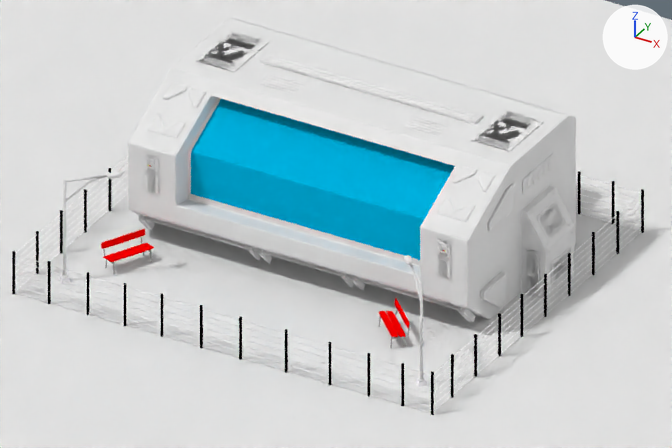
An edit to the Blender file image_source/blender/redesign/house_scifi_schatten.blend, drawn before and after from the same camera.
Rendered twice from the file's camera 'Camera'. The lights are fixed; the arrows at upper right show +X, +Y and +Z.
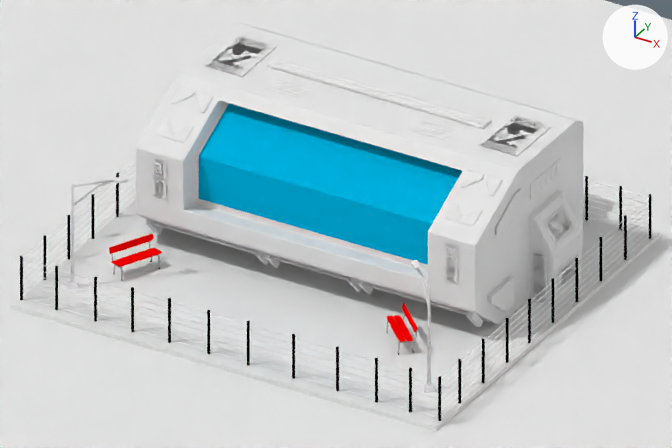
The change in detail:
Mesh me_plane_001 is new.
It is a box spanning x -1.06..1.0, y -1.0..1.0, z 0.0..0.03.
Object 'Cylinder.003' (ob_cylinder_003) moves from (1.932, 0.609, 6.193) to (2.108, 0.463, 6.261).
Object 'Light post.001' (ob_light_post_001) moves from (-1.629, -0.125, 6.061) to (-1.453, -0.271, 6.129).
Object 'Cylinder.002' (ob_cylinder_002) moves from (3.07, 0.669, 6.179) to (3.245, 0.522, 6.247).
Object 'Cylinder.001' (ob_cylinder_001) moves from (-4.732, 1.893, 6.326) to (-4.557, 1.746, 6.394).
Object 'Cylinder.000' (ob_cylinder_000) moves from (-1.958, 0.655, 6.179) to (-1.782, 0.509, 6.247).
Object 'Cylinder.027' (ob_cylinder_027) moves from (0.634, -0.615, 6.179) to (0.809, -0.761, 6.247).
Object 'Cylinder.026' (ob_cylinder_026) moves from (1.846, 3.762, 6.179) to (2.022, 3.616, 6.247).
Object 'Cylinder.031' (ob_cylinder_031) moves from (3.07, 2.53, 6.179) to (3.245, 2.383, 6.247).
Object 'Cylinder.023' (ob_cylinder_023) moves from (0.295, 3.767, 6.326) to (0.471, 3.621, 6.394).
Object 'main shape' (ob_main_shape) moves from (0.558, -0.45, 6.812) to (0.734, -0.596, 6.88).
Object 'Cylinder.011' (ob_cylinder_011) moves from (-1.255, 0.515, 6.193) to (-1.073, 0.369, 6.261).
Object 'Light post' (ob_light_post) moves from (2.662, -0.125, 6.061) to (2.838, -0.271, 6.129).
Object 'Plane.001' (ob_plane_001) is new; it shows me_plane_001.
Its location is (0.809, 1.438, 6.065).
Its scale is (2.48, 2.34, 2.48).

Location of each change, [x1, y1, x2, y2] in pixels of the pictures (672 x 448 px):
'main shape', moved: before [128, 18, 576, 322]; after [136, 23, 583, 327]
'Plane.001', added: after [10, 196, 661, 431]
'Cylinder.023', moved: before [48, 171, 644, 415]; after [55, 176, 651, 421]
'Cylinder.027', moved: before [15, 255, 435, 414]; after [23, 260, 443, 419]
'Cylinder.031', moved: before [523, 194, 642, 334]; after [531, 198, 649, 338]
'Cylinder.011', moved: before [101, 229, 154, 274]; after [109, 234, 162, 281]
'Cylinder.000', moved: before [15, 156, 128, 291]; after [23, 160, 136, 296]
'Cylinder.001', moved: before [12, 168, 111, 294]; after [20, 173, 119, 301]
'Light post.001', moved: before [59, 172, 121, 284]; after [66, 176, 129, 290]
'Light post', moved: before [403, 255, 428, 387]; after [411, 260, 435, 393]
'Cylinder.002', moved: before [434, 298, 540, 411]; after [441, 303, 529, 416]
'Cylinder.003', moved: before [379, 298, 410, 348]; after [386, 303, 418, 355]
'Cylinder.026', moved: before [576, 174, 641, 231]; after [583, 179, 649, 236]
